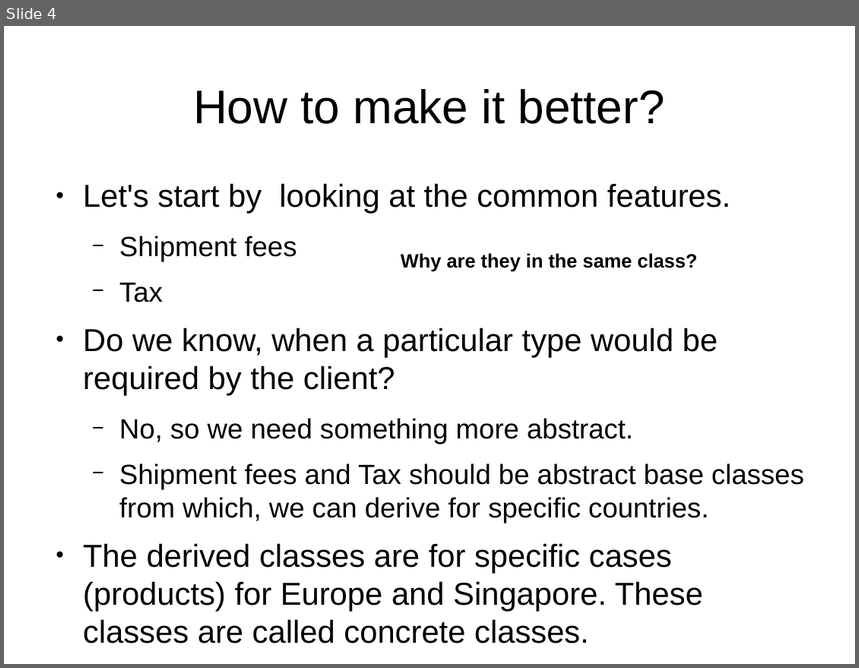
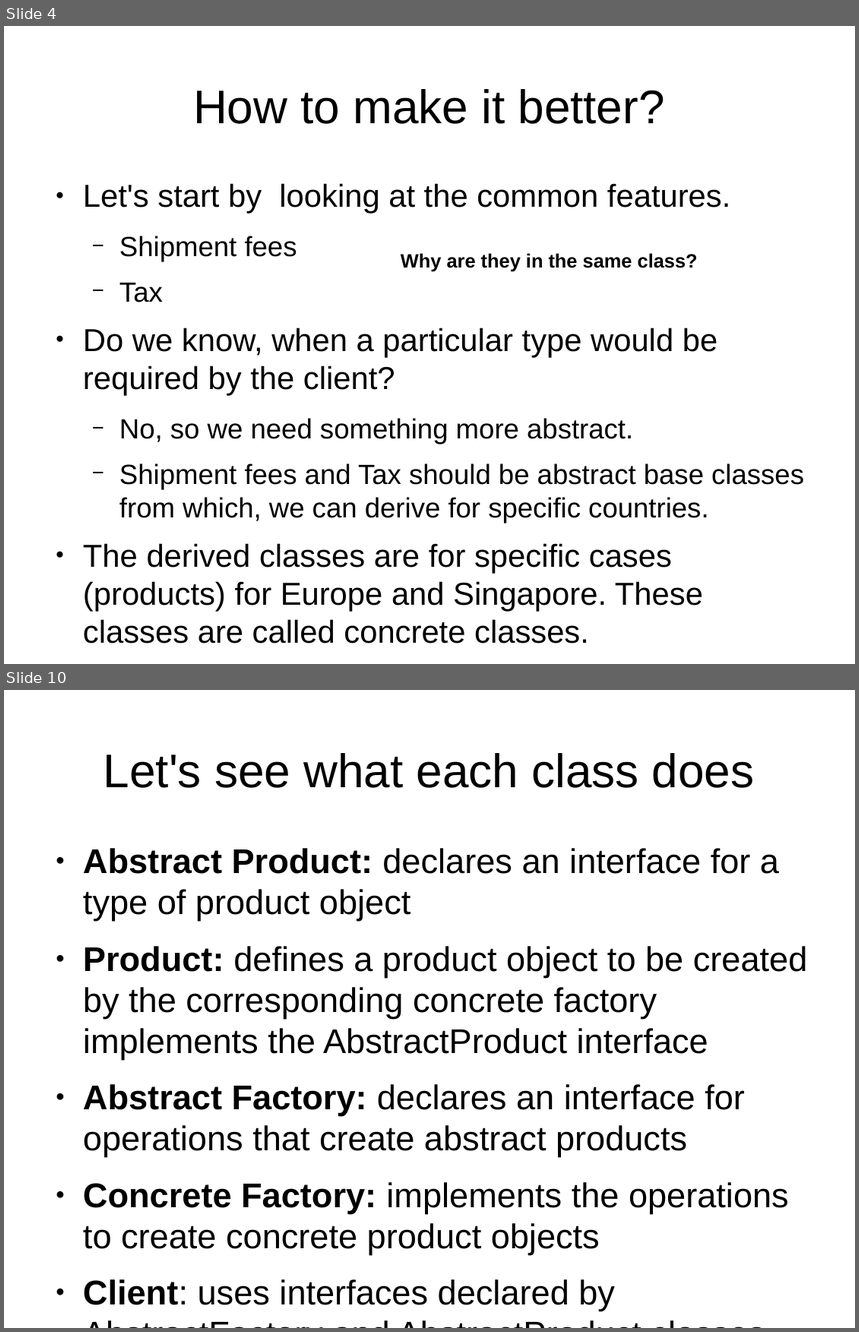
Before and after one commit to kks32/cpp-software-development, a slide deck: Ex1_Design_Pattern_Abstract_Factory/Ex1_Abstract_Factory.odp. Shown one above the other, each under a label of ours: slide 4 before the commit, slides 4 and 10 after it; the slides between them are not shown. The pictures are 859x668 and 859x1332 pixels, drawn with LibreOffice and Linux fonts; fonts in the diff are those of the drawing. Boxes give left, top, right and bottom in pixels: in the first picture for what was removed or moved away, otherwise in the second. Text is boxed around its words. In the diff, an @@ line names an element or a change of style, - is before the commit and + after.

```diff
--- a/Ex1_Design_Pattern_Abstract_Factory/Ex1_Abstract_Factory.odp
+++ b/Ex1_Design_Pattern_Abstract_Factory/Ex1_Abstract_Factory.odp
@@ slide 10 added at [4,690,855,1328], background #FFFFFF @@
@@ title added at [104,753,755,788], 44 pt, text #000000 @@
+Let's see what each class does
@@ text added at [83,848,808,1312], 32 pt, text #000000 @@
+● Abstract Product: declares an interface for a type of product object
+● Product: defines a product object to be created by the corresponding concrete factory implements the AbstractProduct interface
+● Abstract Factory: declares an interface for operations that create abstract products
+● Concrete Factory: implements the operations to create concrete product objects
+● Client: uses interfaces declared by AbstractFactory and AbstractProduct classes
```
Also in this commit, not shown: 9 other slides added, 1 other file.
